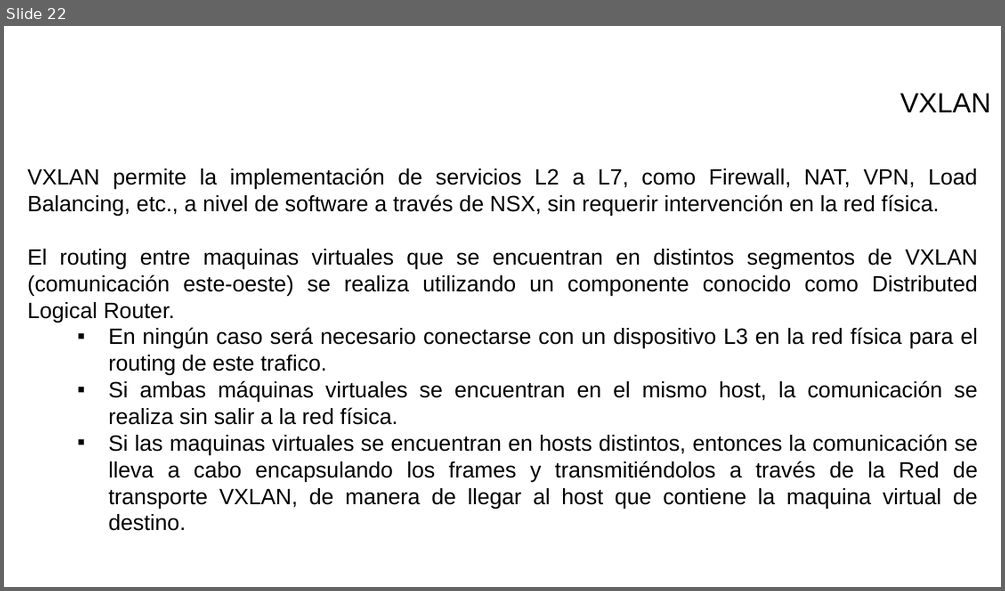
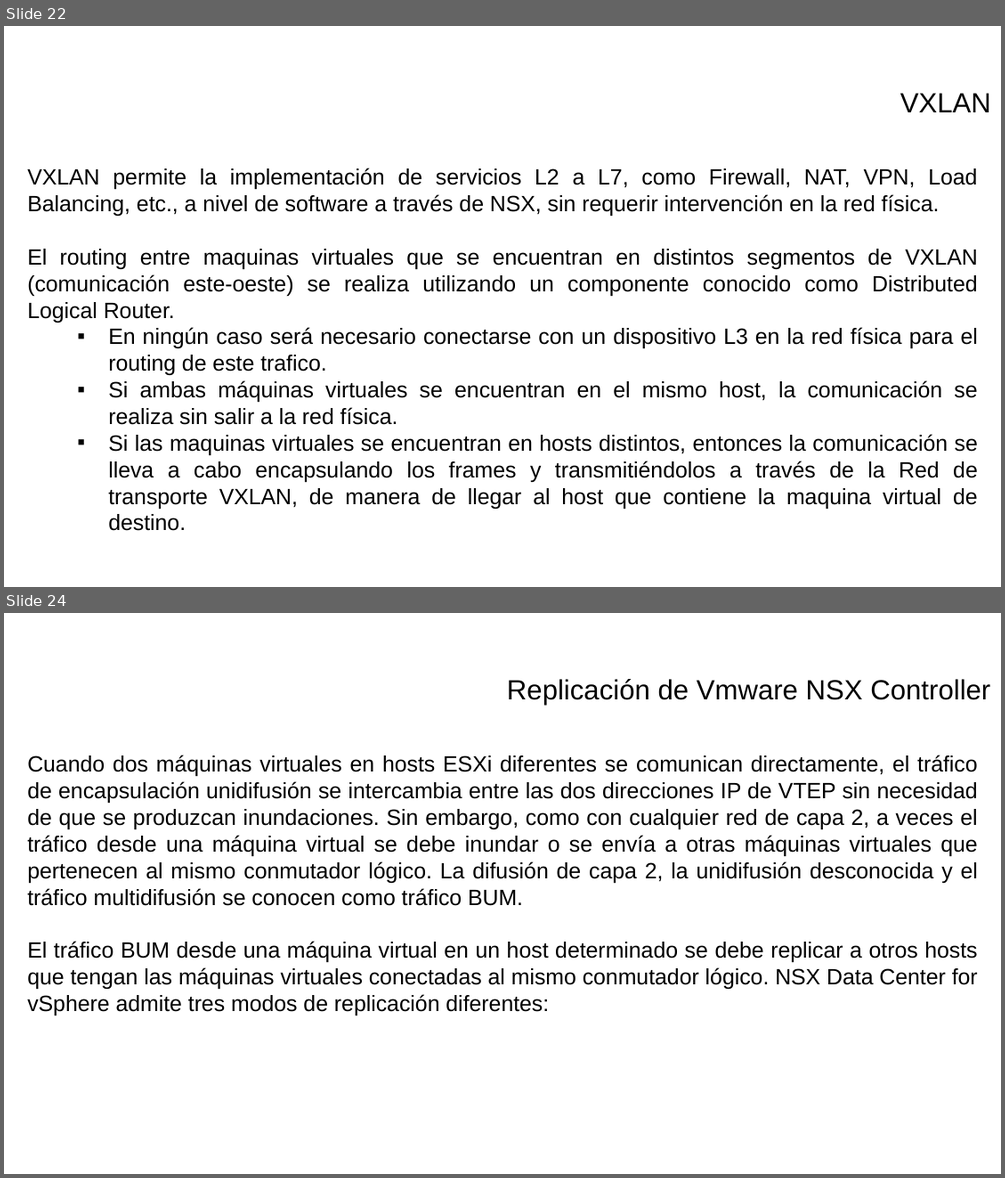
Before and after one commit to israelcts/curso_vmware_nsx_sedena, a slide deck: VMWare - II.pptx. Shown one above the other, each under a label of ours: slide 22 before the commit, slides 22 and 24 after it; the slides between them are not shown. The pictures are 1005x591 and 1005x1178 pixels, drawn with LibreOffice and Linux fonts; fonts in the diff are those of the drawing; background and template pictures are left out. Boxes give left, top, right and bottom in pixels: in the first picture for what was removed or moved away, otherwise in the second. Text is boxed around its words. In the diff, an @@ line names an element or a change of style, - is before the commit and + after.

```diff
--- a/VMWare - II.pptx
+++ b/VMWare - II.pptx
@@ slide 24 added at (x1=4, y1=613, x2=1001, y2=1174), background picture (left out) @@
@@ text added at (x1=507, y1=679, x2=990, y2=706), 20 pt, text #000000 @@
+Replicación de Vmware NSX Controller
@@ text added at (x1=27, y1=755, x2=978, y2=1015), 16 pt, text #000000 @@
+Cuando dos máquinas virtuales en hosts ESXi diferentes se comunican directamente, el tráfico de encapsulación unidifusión se intercambia entre las dos direcciones IP de VTEP sin necesidad de que se produzcan inundaciones. Sin embargo, como con cualquier red de capa 2, a veces el tráfico desde una máquina virtual se debe inundar o se envía a otras máquinas virtuales que pertenecen al mismo conmutador lógico. La difusión de capa 2, la unidifusión desconocida y el tráfico multidifusión se conocen como tráfico BUM.
+El tráfico BUM desde una máquina virtual en un host determinado se debe replicar a otros hosts que tengan las máquinas virtuales conectadas al mismo conmutador lógico. NSX Data Center for vSphere admite tres modos de replicación diferentes:
```
Also in this commit, not shown: 9 other slides added.
